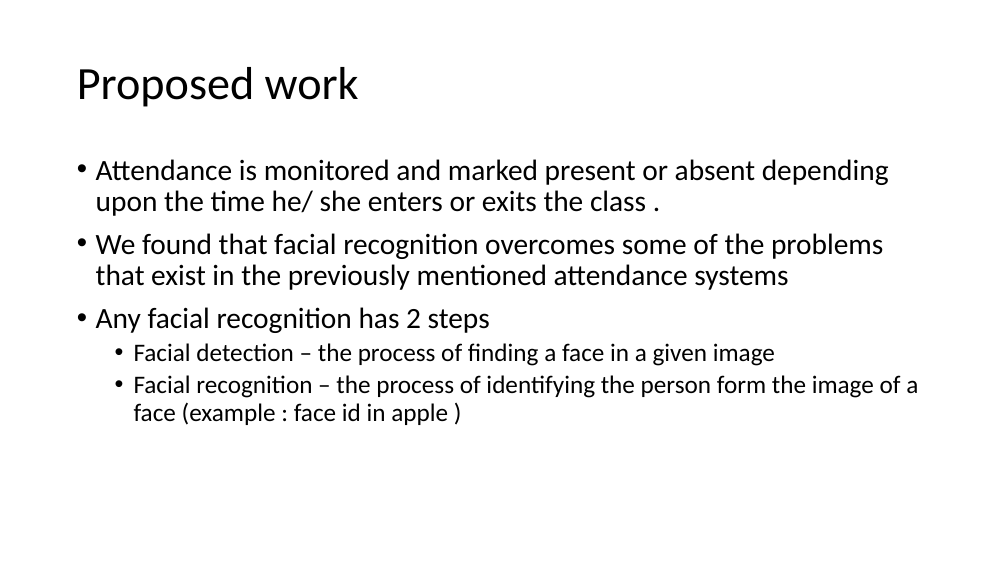
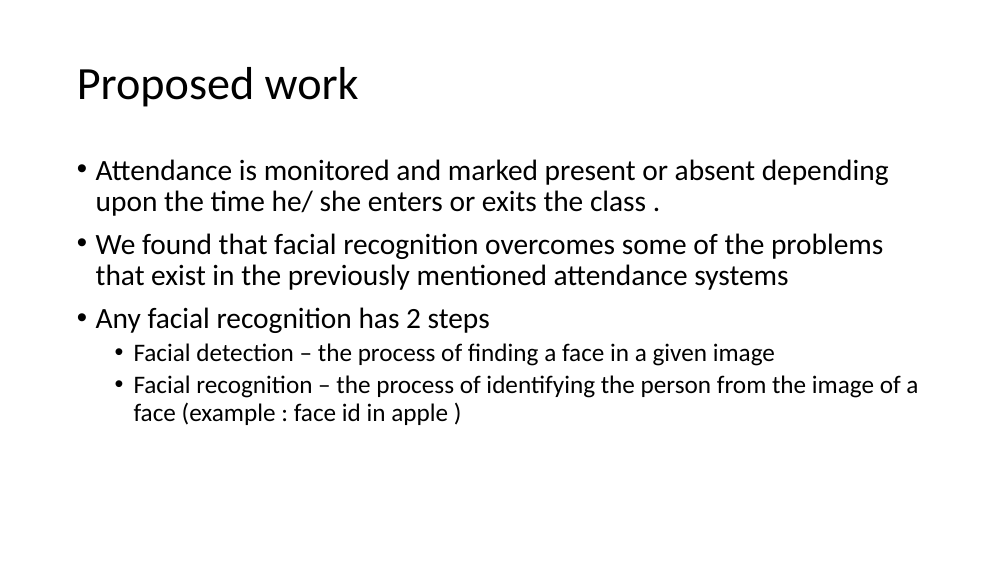
Before and after one commit to Chandru-crypted/Attendance_system_using_facial_recognition, a slide deck: slide 8 of Problem statement.pptx. Drawn at 1008x567 pixels with LibreOffice and Linux fonts; fonts in the diff are those of the drawing. Boxes give left, top, right and bottom in pixels: in the first picture for what was removed or moved away, otherwise in the second. Text is boxed around its words. In the diff, an @@ line names an element or a change of style, - is before the commit and + after.

```diff
--- a/Problem statement.pptx
+++ b/Problem statement.pptx
@@ text at [134,375,918,425]: text changed @@
-  • Facial recognition – the process of identifying the person form the image of a face (example : face id in apple )
+  • Facial recognition – the process of identifying the person from the image of a face (example : face id in apple )
```
Also in this commit, not shown: 1 other slide changed.
